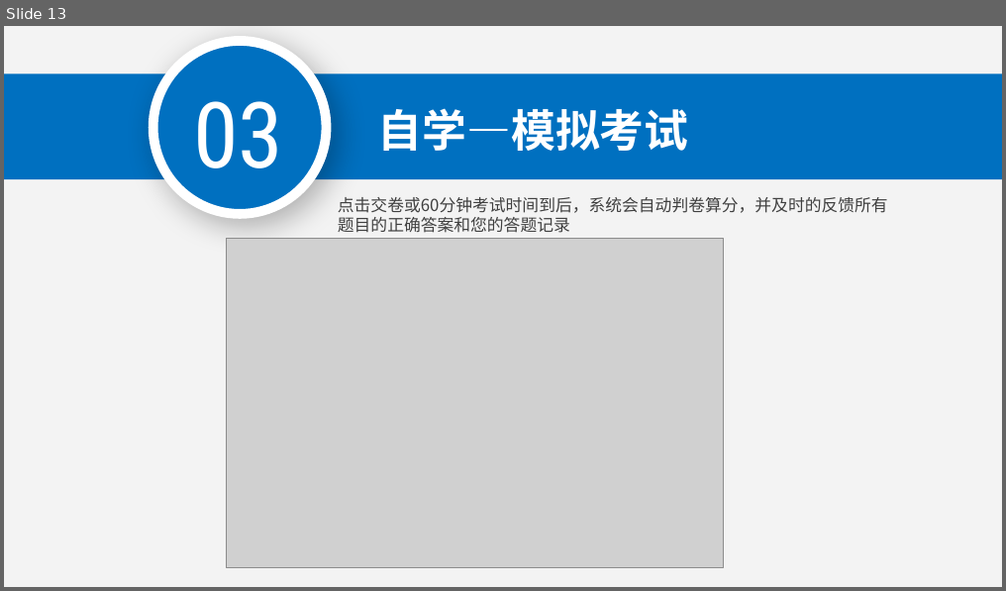
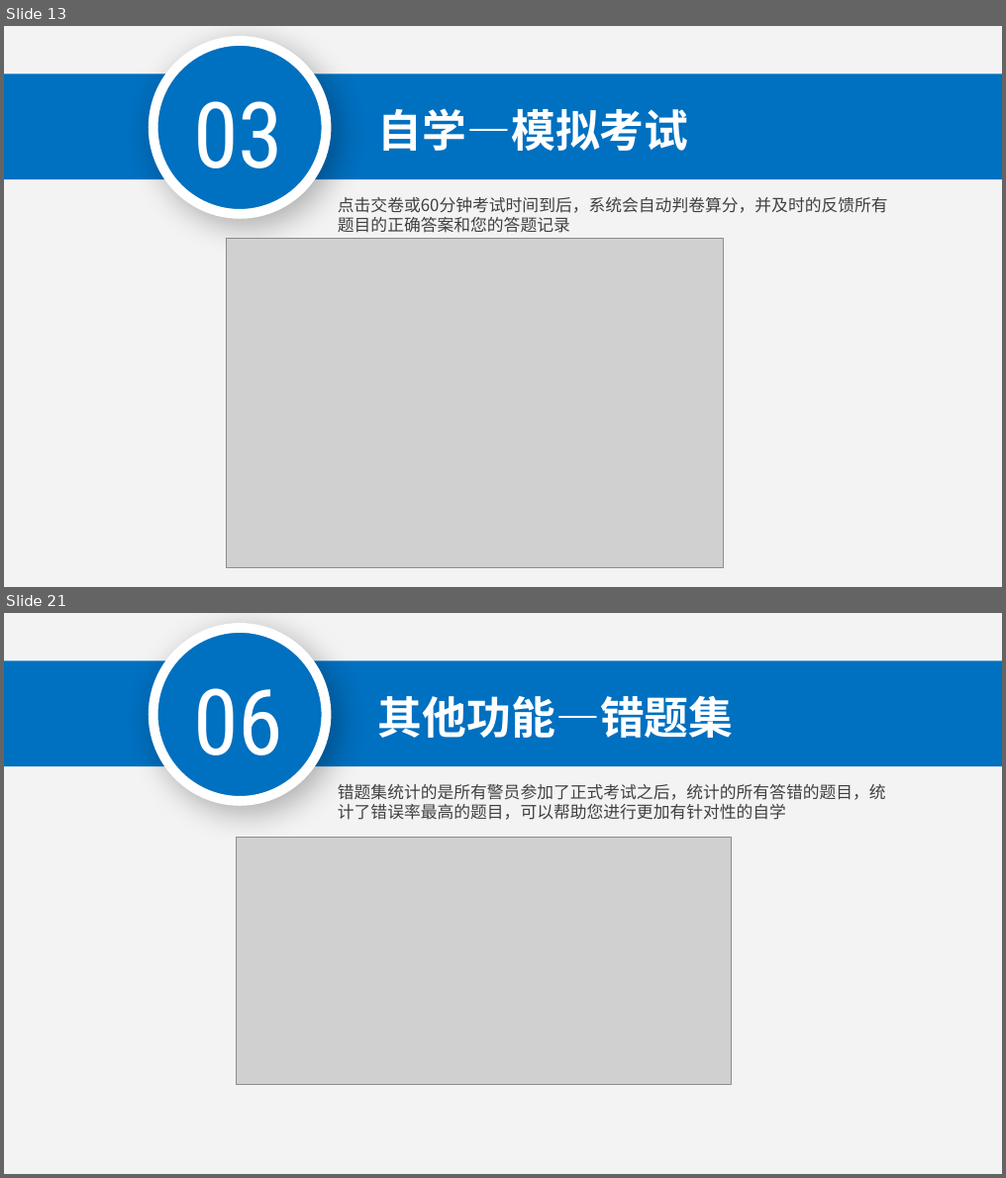
Before and after one commit to marstrip/police-office-testing, a slide deck: Doc/交付文档/培训.pptx. Shown one above the other, each under a label of ours: slide 13 before the commit, slides 13 and 21 after it; the slides between them are not shown. The pictures are 1006x591 and 1006x1178 pixels, drawn with LibreOffice and Linux fonts; fonts in the diff are those of the drawing; grey boxes stand for pictures; background and template pictures are left out. Boxes give left, top, right and bottom in pixels: in the first picture for what was removed or moved away, otherwise in the second. Text is boxed around its words. In the diff, an @@ line names an element or a change of style, - is before the commit and + after.

```diff
--- a/Doc/交付文档/培训.pptx
+++ b/Doc/交付文档/培训.pptx
@@ slide 21 added at [4, 613, 1002, 1174], background picture (left out) @@
@@ ellipse added at [152, 628, 326, 801], fill #0070C0, outline #D9D9DA 7 pt @@
@@ rectangle added at [4, 661, 1002, 766], fill #0070C0 @@
@@ text added at [193, 688, 283, 756], 66 pt, text #FFFFFF @@
+06
@@ text added at [378, 696, 734, 738], 32 pt, text #FFFFFF, bold @@
+其他功能—错题集
@@ text added at [338, 784, 886, 820], 12 pt, text #404040 @@
+错题集统计的是所有警员参加了正式考试之后，统计的所有答错的题目，统计了错误率最高的题目，可以帮助您进行更加有针对性的自学
@@ picture added at [236, 838, 731, 1085] @@
```
Also in this commit, not shown: 8 slides changed, 6 other slides added.
